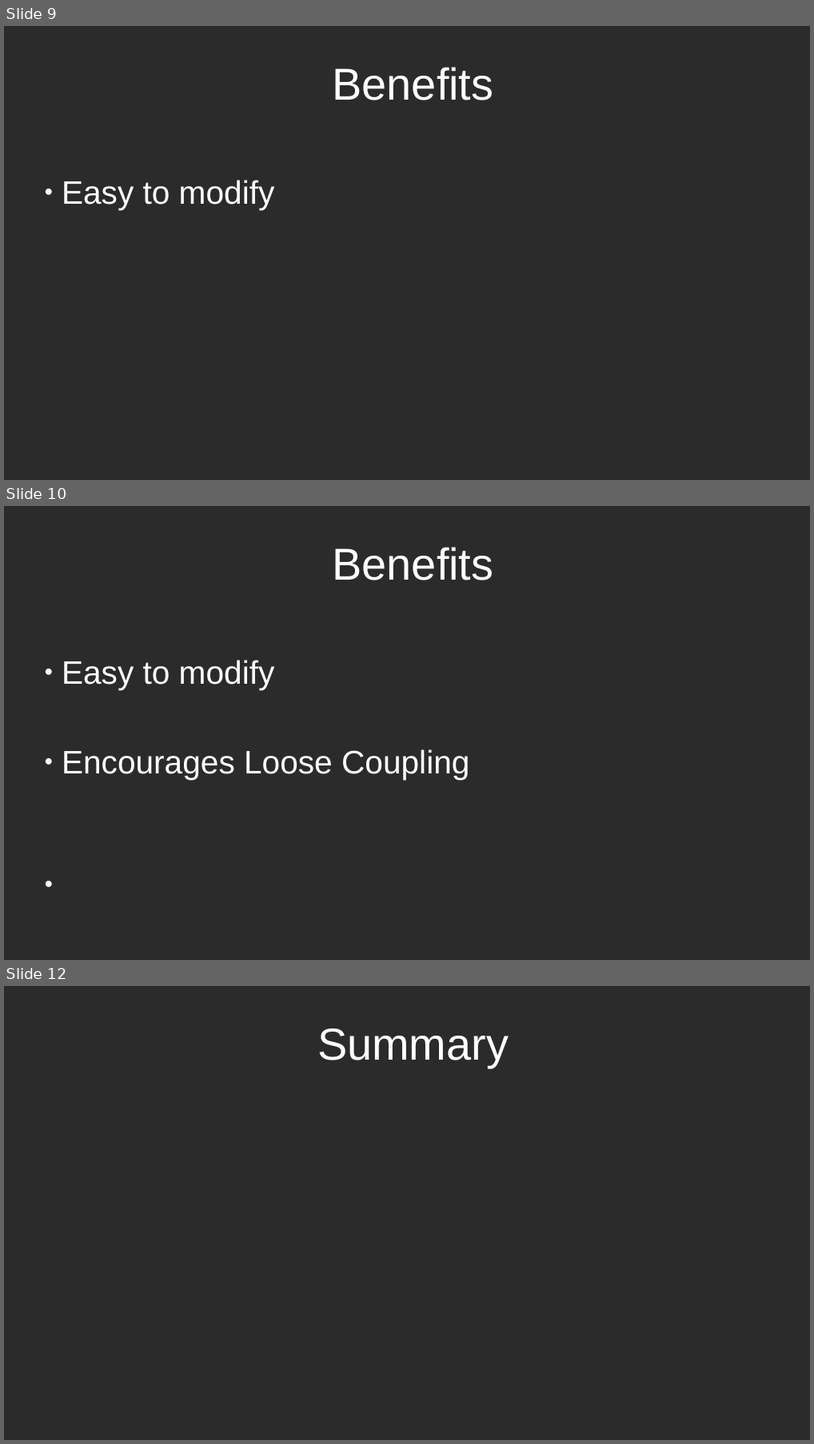
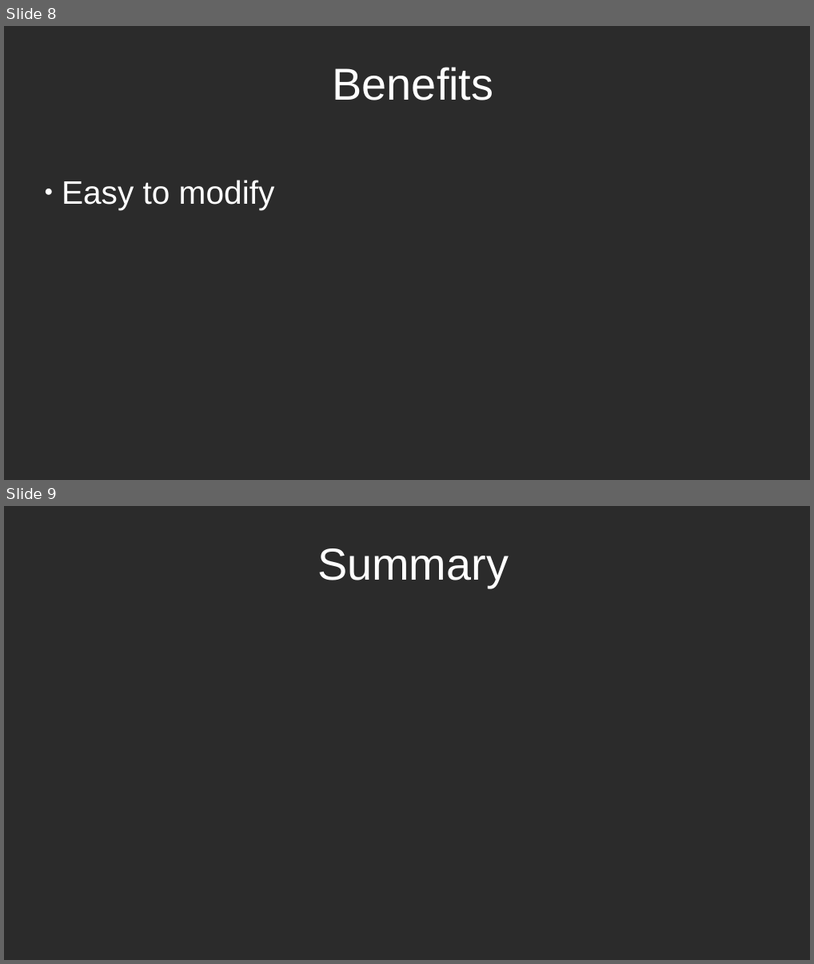
Before and after one commit to RayAndrade/JavaScriptStudy, a slide deck: Behavioral/ChainOfResponsibility/intro.odp. Shown one above the other, each under a label of ours: slides 9, 10 and 12 before the commit, slides 8 and 9 after it; the slides between them are not shown. The pictures are 814x1444 and 814x964 pixels, drawn with LibreOffice and Linux fonts; fonts in the diff are those of the drawing; background and template pictures are left out; a plain dark background stands for a picture behind light text. Boxes give left, top, right and bottom in pixels: in the first picture for what was removed or moved away, otherwise in the second. Text is boxed around its words. In the diff, an @@ line names an element or a change of style, - is before the commit and + after.

```diff
--- a/Behavioral/ChainOfResponsibility/intro.odp
+++ b/Behavioral/ChainOfResponsibility/intro.odp
@@ slide 10 removed at [4,506,810,960], background picture (left out) @@
@@ title removed at [333,547,494,580] @@
-Benefits
@@ text removed at [62,660,470,780] @@
-● Easy to modify
-● Encourages Loose Coupling
@@ what was slide 9 is now slide 8 @@
@@ what was slide 12 is now slide 9 @@
```
Also in this commit, not shown: 2 other slides removed, 39 other files.
